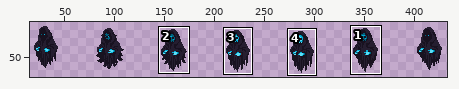
Sprite sheet -- enemies/ghost/ghost-Idle.png. Above, an overview of the earlier version with the close-up marked.
Close-up. Earlier state:
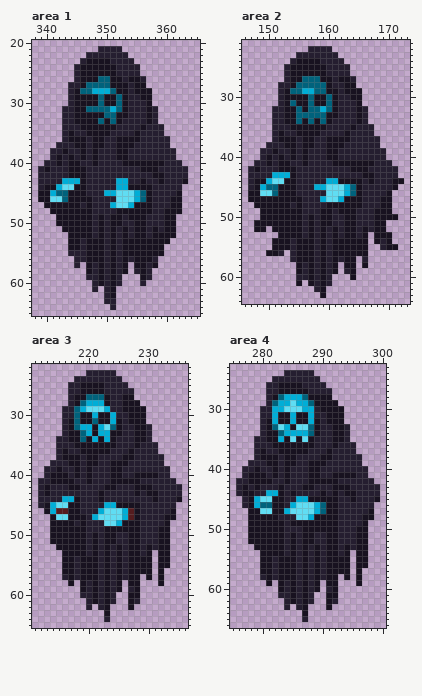
The file is 448x80 pixels. Shown: area 1: x 338..365, y 20..65; area 2: x 146..173, y 21..64; area 3: x 211..236, y 22..65; area 4: x 275..300, y 23..66. The wide view leaves out empty margins. The commit also changed other parts of the picture, which this record leaves out.
Now the later version:
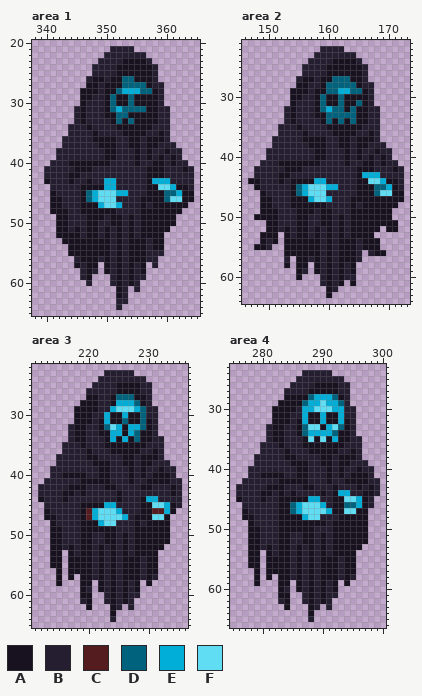
Palette (. is transparent): A #181220  B #251e30  C #551c1f  D #00627c  E #00aed7  F #60ddf3
The edit:
Changed rows in their new state; - is an unchanged pixel.
Area 1:
first column x 339:
21 ----------..--BB----------
22 --------...----BBB--------
23 -------...BB--AAAAB-------
24 ------...BBBBAAAAAAB------
25 ------...BBBBAAAAAAB------
26 ------..B-AB--DD-AAB------
27 -----...AABA--DDDDABB-----
28 -----..AAABAADEEEDDAB-----
29 -----..--BB-DA-DA--AB-----
30 -----..-BBB-DA-DAA-AB-----
31 ----..B-BBBADEDDDD-ABB----
32 ----..B-BBBAADDAAA-ABB----
33 ----..B-BBBBADADAA-ABB----
34 ----.--B-BBBBAAAA-A--B----
35 ----.B--B-BB--AA-A--AB----
36 -----BBB---AABB---AAA-----
37 ---.--BB-B-AABB-A-AA--B---
38 --.-B--B-B-AABB-A-A--A-B--
39 --.B-B-B-B-AABB-A-A-A-AB--
40 -.-B---AA-AA--BB-BB---A-B-
41 .B---B--A--------B--A---AB
42 .------B----------A------B
43 .A--BABBA--EEBB--BAEEE--BB
44 ..BBBBB-AAAEEBBBBB-AFFEAAB
45 ..ABBBB-DEFFFEEBBB-AADDEAA
46 ..AABBB-DEFFFBBBBA-AADFFAA
47 -.--BBBA-AEFFEBBB-BAAA--A-
48 -----BB--AAAABBBB--AA-----
49 -----BBB-A------B-AAA-----
50 -----BBB-AB----AB-AAA-----
51 ---A-B-B-ABABABAB-A-A-.---
52 ---AA--B-ABABABAB-A--..---
53 ----A--A---ABAB---B--.----
54 -------A---ABAB---B-------
55 -----AAA---ABAB---BBB-----
56 -------A--BABABA--B-------
57 ------AB-A.ABABAB-.B------
58 -------B--.ABABA--.-------
59 -------BA...BABABB.-------
60 --------B...BABAB.--------
61 ---------.-..AB-B---------
62 -----------..AB-----------
63 -----------..BB-----------
64 ------------.B------------
Area 2:
first column x 147:
22 ----------..--BB----------
23 --------...----BBB--------
24 -------...BB--AAAAB-------
25 ------...BBBBAAAAAAB------
26 ------...BBBBAAAAAAB------
27 ------..BAAB--DDDAAB------
28 -----...AABBADDDDDABB-----
29 -----..AAABAADDEEDDAB-----
30 -----..--BB-DA-DA--AB-----
31 -----..ABBB-DA-DAADAB-----
32 ----..B-BBBADEDDAD-ABB----
33 ----..B-BBBAADDDDD-ABB----
34 ----..B-BBBBADADAD-ABB----
35 ----.--B-BBBBAAAA-A--B----
36 ----.B--B-BB--AA-A--AB----
37 -----BBB---AABB---AAA-----
38 ---.--BB-B-AABB-A-AA--B---
39 --.-B--B-B-AABB-A-A--A-B--
40 --.B-B-B-B-AABB-A-A-A-AB--
41 -.-B---AA-AA--BB-BB---A-B-
42 .B---B--A--------B--A---AB
43 .---BAAB----------AEEE---B
44 A-BBBAB-AAAEEBBBBB-AFFEA-B
45 .-BBBBB-DEFFFEEBBB-AADDE-B
46 ..ABBBB-DEFFFBBBBB-AADFFAA
47 ..--BBB--AEFFEBBB--AAA--AA
48 -.--BBBA-AAAABBBB-BAAA--A-
49 -----BBB-AA----BB-AAA-----
50 -A---BBB-AB----AB-AAA---.-
51 -..--BBB-AB----AB-AAA--AA-
52 -..A-B-B-ABABABAB-A-A-.AA-
53 --AAA.-B-ABABABAB-A-A...--
54 --AB-.-A---ABAB---B-A-..--
55 -AAB..-A---ABAB---B-AA...-
56 ---...AA---ABAB---B.BAA---
57 ------B.--BABABA--B.------
58 ------A--A.ABABAB--.------
59 ----------.ABABA----------
60 --------A...BABABB--------
61 --------.-..BABA-A--------
62 -----------..AB-----------
63 ------------.A------------
Area 3:
first column x 212:
23 --------...--BBB--------
24 ------....----BBBB------
25 -----....BB--AAAABB-----
26 -----...BBB--AAAABB-----
27 -----...AABBADDDAAB-----
28 -----..AAABBAEEEDAB-----
29 ----..AAAABBEFFFEDBB----
30 ----..A--BBEAAE--DBB----
31 ----..A--B-EA-D--DAB----
32 ----.BAABBADFEAEEDAB----
33 ----.B-ABBAAEEAED-AB----
34 ---..B-ABBBAEAEAD-ABB---
35 ---.--B-BBB--AAA-A--B---
36 ---.B--B-BBBAAA-A--AB---
37 ----BBB----------AAA----
38 --.--BB-B-AABB-A-AA--B--
39 -.-B--B-B-AABB-A-A--A-B-
40 -.BB-A-AB-AABB-AB-B-AAB-
41 .-BBBB-A-AAABBB-B-AAAA-B
42 -B-----A--------B-----A-
43 -B--AA-A--B--A--B-BB--A-
44 A---ABB---B--A---AEE---B
45 .BBBBBBAAAA--BBBBAAFFEAB
46 --BBBBBACEF--EBBBAACCE--
47 -A-BBBB-C------B-AAFF-.-
48 ---BBB--AAE--BBB--AAA---
49 ----BBB-AAA--BBB-AAA----
50 ----BBB-AB----AB-AAA----
51 ----BBB-AB----AB-AAA----
52 --A-B-B-ABABABAB-A-A-.--
53 --AA.-B-ABABABAB-A-A..--
54 --AA.-A--BABABA--B-A..--
55 --AA.-A--BABABA--B-A..--
56 ---A.-A--BABABA--B-A.---
57 ---A.-.--BABABA--B-B.---
58 ---A-.--A.ABABAB--A-.---
59 ---------.ABABA---------
60 -------AA..BABABB-------
61 -------BA..BABAB.-------
62 --------A-..AB-B--------
63 -----------.A-----------
64 -----------.B-----------
Area 4:
first column x 276:
24 --------...--BBB--------
25 ------....----BBBB------
26 -----....BB--AAAABB-----
27 -----...BBBBAAAAABB-----
28 -----...AAAADEEEDAB-----
29 -----..AAAADEEFEEDB-----
30 ----..AAAAB--FFFEEBB----
31 ----..A--BBEAAE--EBB----
32 ----..A--B-EA-E--EAB----
33 ----.BAABBADFFAEFDAB----
34 ----.B-ABBADEEEED-AB----
35 ---..B-ABBBAFAFAE-ABB---
36 ---.--B-BBB--AAA-A--B---
37 ---.B--B-BBBAAA-A--AB---
38 ----BBB----------AAA----
39 --.--BB-B-AABB-A-AA--B--
40 -.-B--B-B-AABB-A-A--A-B-
41 -.BB-A-AB-AABB-AB-B-AAB-
42 .-BBBB-A-AAABBB-B-AAAA-B
43 -B-B-AA----------BB-A-A-
44 -BB-AAB----------EEB-AA-
45 A-BBABB-AAAAEEBB-AFFEA-.
46 --BBBBB-ADE--FEB-ADDEA--
47 -ABBBBB-ADE--FFE-AFFAA.-
48 -A-BBBBAAAAEFFBBBAAAA-.-
49 ---BBBB-A------B-AAAA---
50 ----BBB-AAA--BBB-AAA----
51 ----BBB-AB----AB-AAA----
52 ----BBB-AB----AB-AAA----
53 --A-B-B-ABABABAB-A-A-.--
54 --AA.-B-ABABABAB-A-A..--
55 --AA.-A--BABABA--B-A..--
56 --AA.-A--BABABA--B-A..--
57 ---A.-A--BABABA--B-A.---
58 ---A.-.--BABABA--B-B.---
59 ---A-.--A.ABABAB--A-.---
60 ---------.ABABA---------
61 -------AA..BABABB-------
62 -------BA..BABAB.-------
63 --------A-..AB-B--------
64 -----------.A-----------
65 -----------.B-----------
Changed places in both close-ups, as pixel boxes (x1, y1, x2, y2):
changed: (38, 46, 194, 310)
changed: (248, 46, 404, 298)
changed: (38, 370, 182, 622)
changed: (236, 370, 380, 622)
